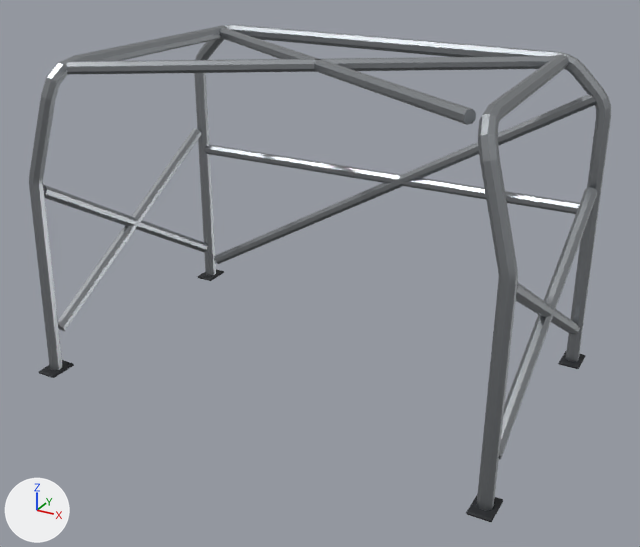
Before and after pictures for a commit that changed the glTF model assets/parts/interior/roll_cage_welded/kaze_gt.glb.
Rendered twice from a 50 mm lens placed at (1.3, -2.53, 1.01), pointed at (0.02, -0.21, -0.15). Every picture has the same lights, and +X, +Y and +Z are marked at lower left. The older version comes first. Vertices at exactly the same position are counted once.

Names of what the first picture shows: 'model'.
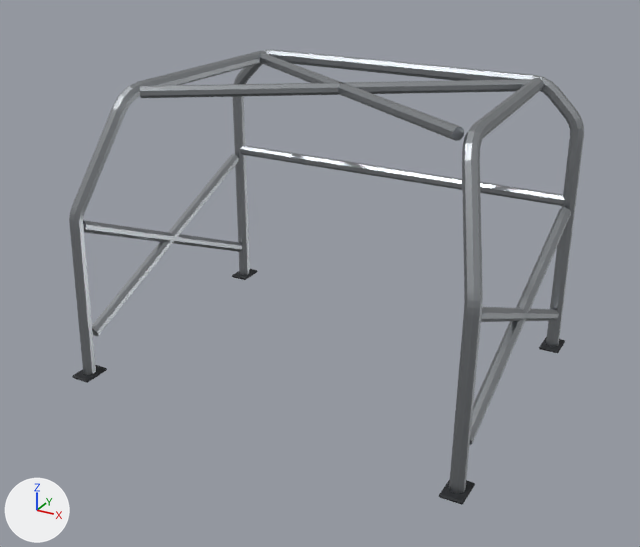
Changed parts and their boxes (x1, y1, x2, y2) in the pictures (640 x 547 px; the box of a moved part takes in the faces that stretch with it):
'model', reshaped, moved, rescaled (11% narrower, 8% shorter): before (29, 25, 611, 522); after (69, 50, 584, 505)
part 1 of me_model, moved or reshaped: before (499, 187, 597, 459); after (470, 208, 571, 445)
part 2 of me_model, moved or reshaped: before (516, 283, 580, 335); after (481, 307, 559, 322)
part 3 of me_model, moved or reshaped: before (58, 128, 201, 331); after (92, 154, 239, 336)
part 4 of me_model, moved or reshaped: before (43, 185, 208, 252); after (83, 220, 242, 252)
part 5 of me_model, moved or reshaped: before (66, 56, 556, 75); after (140, 79, 532, 98)
part 6 of me_model, moved or reshaped: before (220, 27, 476, 125); after (259, 53, 464, 141)
part 7 of me_model, moved or reshaped: before (204, 145, 580, 214); after (240, 146, 565, 206)
part 8 of me_model, moved or reshaped: before (558, 351, 585, 369); after (539, 337, 565, 353)
part 9 of me_model, moved or reshaped: before (197, 269, 224, 281); after (232, 269, 257, 280)
part 10 of me_model, moved or reshaped: before (466, 494, 503, 522); after (439, 479, 475, 505)
part 11 of me_model, moved or reshaped: before (39, 360, 74, 378); after (72, 365, 107, 383)
part 12 of me_model, rebuilt (9% shorter): before (477, 54, 569, 511); after (449, 77, 544, 494)
part 13 of me_model, rebuilt: before (29, 25, 227, 370); after (69, 50, 267, 375)
part 14 of me_model, added: after (233, 50, 584, 346)
part 15 of me_model, deleted: before (194, 25, 611, 362)

The change in detail:
me_model is used by ob_model.
me_model had 590 vertices, 1120 faces and spanned x -1.0..1.0, y -0.63..0.63, z -0.65..0.65.
me_model now has 572 vertices, 1088 faces and spans x -1.0..1.0, y -0.76..0.76, z -0.69..0.69.
me_model part 1: the loose piece of 18 vertices spanning x 0.93..0.98, y -0.53..0.53, z -0.5..0.15 is scaled about its middle by (1.14, 1.22, 0.903), then moved by (-0.01, 0.0, -0.04).
me_model part 2: the loose piece of 18 vertices spanning x 0.93..0.98, y -0.53..0.53, z -0.5..0.15 is scaled about its middle by (1.14, 1.22, 0.903), then moved by (-0.01, 0.0, -0.04).
me_model part 3: the loose piece of 18 vertices spanning x -0.98..-0.93, y -0.53..0.53, z -0.5..0.15 is scaled about its middle by (1.14, 1.22, 0.903), then moved by (0.01, 0.0, -0.04).
me_model part 4: the loose piece of 18 vertices spanning x -0.98..-0.93, y -0.53..0.53, z -0.5..0.15 is scaled about its middle by (1.14, 1.22, 0.903), then moved by (0.01, 0.0, -0.04).
me_model part 5: the loose piece of 18 vertices spanning x -0.79..0.79, y -0.5..0.52, z 0.6..0.65 is scaled about its middle by (0.961, 1.01, 1.14), then moved by (0.0, 0.11, 0.03).
me_model part 6: the loose piece of 18 vertices spanning x -0.79..0.79, y -0.5..0.52, z 0.6..0.65 is scaled about its middle by (0.961, 1.01, 1.14), then moved by (0.0, 0.11, 0.03).
me_model part 7: the loose piece of 18 vertices spanning x -0.96..0.96, y 0.55..0.59, z 0.02..0.06 is moved by (0.0, 0.12, 0.06).
me_model part 8: the loose piece of 34 vertices spanning x 0.91..1.0, y 0.51..0.63, z -0.65..-0.64 is moved by (-0.01, 0.12, -0.03).
me_model part 9: the loose piece of 34 vertices spanning x -1.0..-0.91, y 0.51..0.63, z -0.65..-0.64 is moved by (0.01, 0.12, -0.03).
me_model part 10: the loose piece of 34 vertices spanning x 0.91..1.0, y -0.63..-0.51, z -0.65..-0.64 is moved by (-0.01, -0.12, -0.03).
me_model part 11: the loose piece of 34 vertices spanning x -1.0..-0.91, y -0.63..-0.51, z -0.65..-0.64 is moved by (0.01, -0.12, -0.03).
me_model part 12: the loose piece of 82 vertices spanning x 0.75..0.98, y -0.6..0.53, z -0.65..0.65 is rebuilt with 82 vertices and now spans x 0.72..0.98, y -0.72..0.65, z -0.68..0.69.
me_model part 13: the loose piece of 82 vertices spanning x -0.98..-0.75, y -0.6..0.53, z -0.65..0.65 is rebuilt with 82 vertices and now spans x -0.98..-0.72, y -0.72..0.65, z -0.68..0.69.
me_model part 14: a new loose piece of 146 vertices spanning x -0.98..0.98, y 0.66..0.72, z -0.68..0.69, in mat_raw_metal (grey #a3a7ab).
Part 15, on me_model:
164 vertices are removed from x -0.98..0.98, y 0.54..0.6, z -0.65..0.65.
320 faces are deleted.
Object 'model' (ob_model) moves from (0.0, -0.194, 0.013) to (0.0, -0.112, -0.0454).
Object 'model' (ob_model) is rescaled from (0.797, 0.797, 0.797) to (0.7, 0.7, 0.7).
